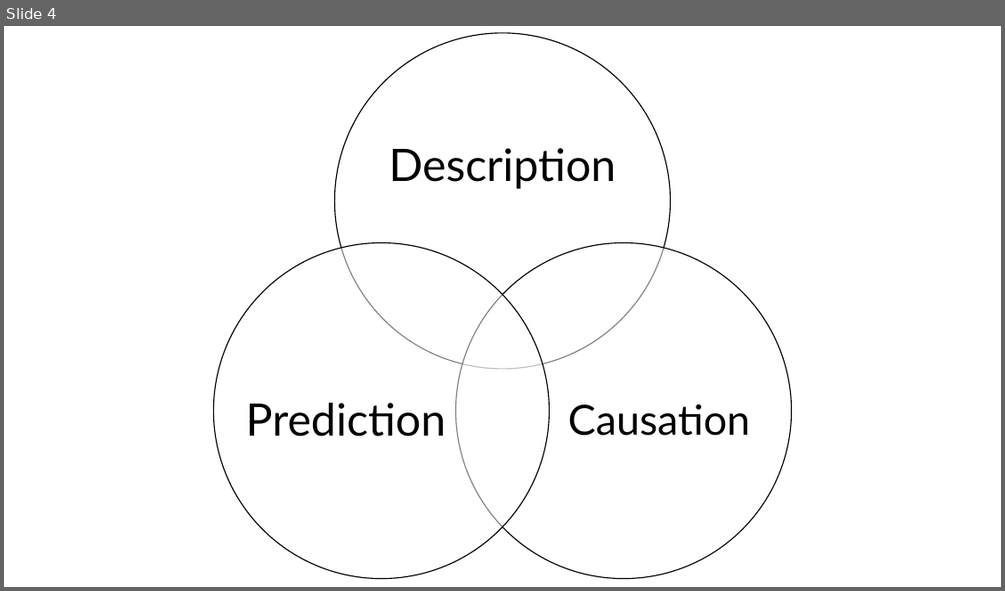
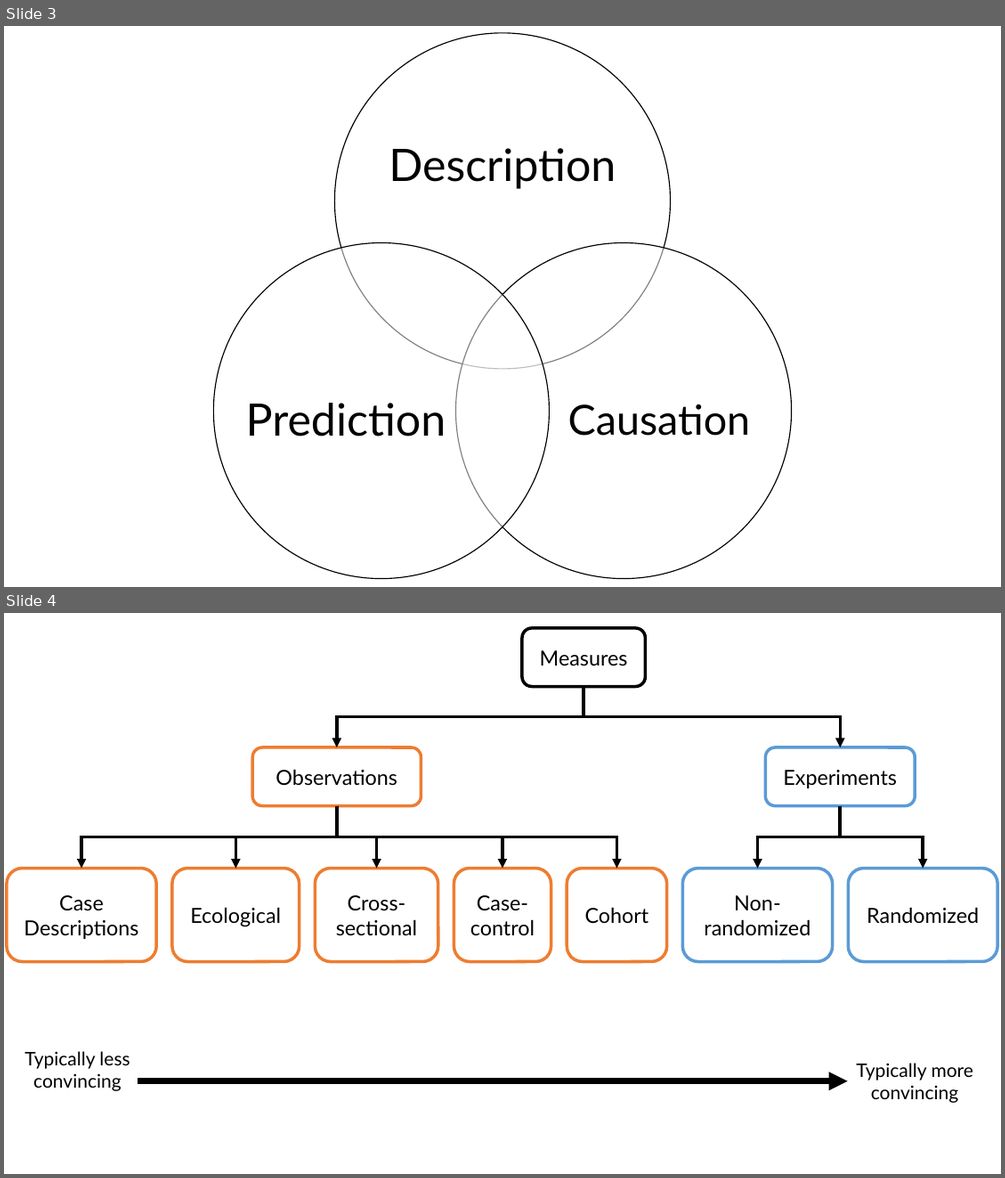
Before and after one commit to brad-cannell/r4epi, a slide deck: img/10_part_intro_epi/01_intro_epi/intro_to_epi.pptx. Shown one above the other, each under a label of ours: slide 4 before the commit, slides 3 and 4 after it. The pictures are 1005x591 and 1005x1178 pixels, drawn with LibreOffice and Linux fonts; fonts in the diff are those of the drawing. Boxes give left, top, right and bottom in pixels: in the first picture for what was removed or moved away, otherwise in the second. Text is boxed around its words. In the diff, an @@ line names an element or a change of style, - is before the commit and + after.

```diff
--- a/img/10_part_intro_epi/01_intro_epi/intro_to_epi.pptx
+++ b/img/10_part_intro_epi/01_intro_epi/intro_to_epi.pptx
@@ slide 4 added at bbox=[4, 613, 1001, 1174], background #FFFFFF @@
@@ rounded rectangle added at bbox=[522, 628, 646, 686], outline #000000 3 pt, 20 pt, text #000000 @@
+Measures
@@ elbow arrow added from (583, 686) to (337, 747), #000000 3 pt @@
@@ elbow arrow added from (583, 686) to (840, 747), #000000 3 pt @@
@@ rounded rectangle added at bbox=[252, 747, 421, 806], outline #ED7D31 3 pt, 20 pt, text #000000 @@
+Observations
@@ rounded rectangle added at bbox=[765, 747, 914, 806], outline #5B9BD5 3 pt, 20 pt, text #000000 @@
+Experiments
@@ elbow arrow added from (337, 806) to (81, 868), #000000 3 pt @@
@@ elbow arrow added from (337, 806) to (235, 868), #000000 3 pt @@
@@ elbow arrow added from (337, 806) to (376, 868), #000000 3 pt @@
@@ elbow arrow added from (337, 806) to (502, 868), #000000 3 pt @@
@@ elbow arrow added from (337, 806) to (617, 868), #000000 3 pt @@
@@ elbow arrow added from (840, 806) to (758, 868), #000000 3 pt @@
@@ elbow arrow added from (840, 806) to (923, 868), #000000 3 pt @@
@@ rounded rectangle added at bbox=[7, 868, 156, 962], outline #ED7D31 3 pt, 20 pt, text #000000 @@
+Case
+Descriptions
@@ rounded rectangle added at bbox=[172, 868, 299, 962], outline #ED7D31 3 pt, 20 pt, text #000000 @@
+Ecological
@@ rounded rectangle added at bbox=[316, 868, 438, 962], outline #ED7D31 3 pt, 20 pt, text #000000 @@
+Cross-sectional
@@ rounded rectangle added at bbox=[454, 868, 551, 962], outline #ED7D31 3 pt, 20 pt, text #000000 @@
+Case-control
@@ rounded rectangle added at bbox=[567, 868, 667, 962], outline #ED7D31 3 pt, 20 pt, text #000000 @@
+Cohort
@@ rounded rectangle added at bbox=[683, 868, 833, 962], outline #5B9BD5 3 pt, 20 pt, text #000000 @@
+Non-randomized
@@ rounded rectangle added at bbox=[849, 868, 998, 962], outline #5B9BD5 3 pt, 20 pt, text #000000 @@
+Randomized
@@ text added at bbox=[24, 1051, 129, 1091], 18 pt, text #000000 @@
+Typically less convincing
@@ text added at bbox=[856, 1062, 974, 1103], 18 pt, text #000000 @@
+Typically more convincing
@@ arrow added from (138, 1081) to (848, 1081), #000000 6 pt @@
@@ what was slide 4 is now slide 3 @@
```
Also in this commit, not shown: 1 slide removed, 26 other files.
